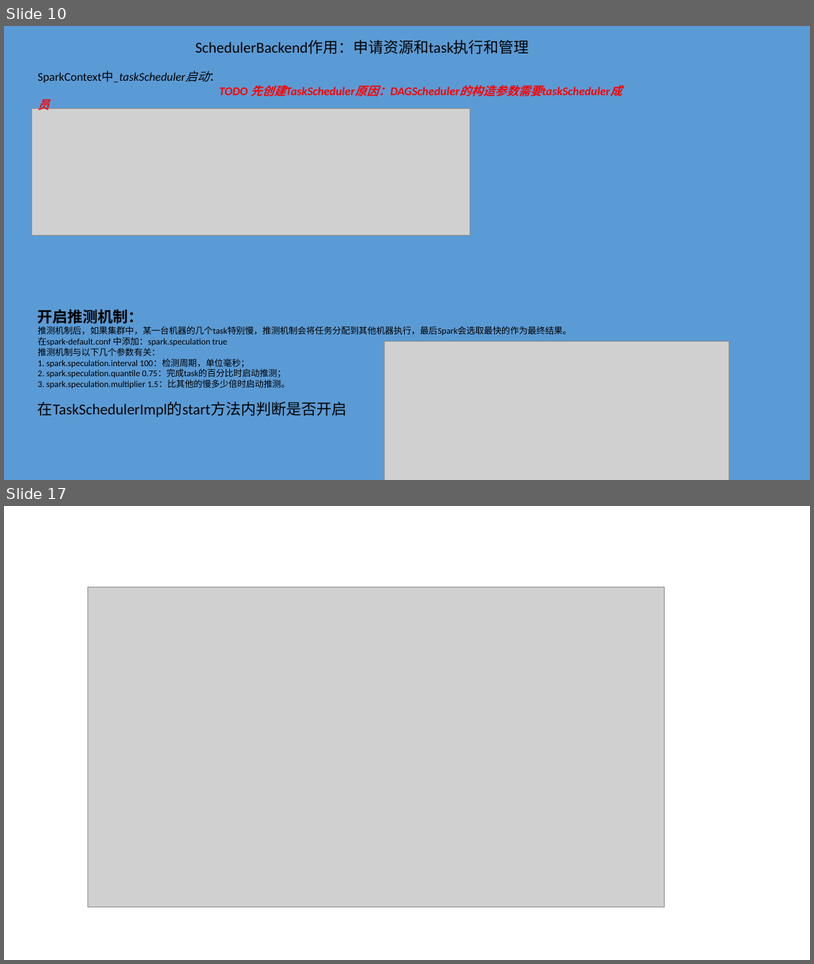
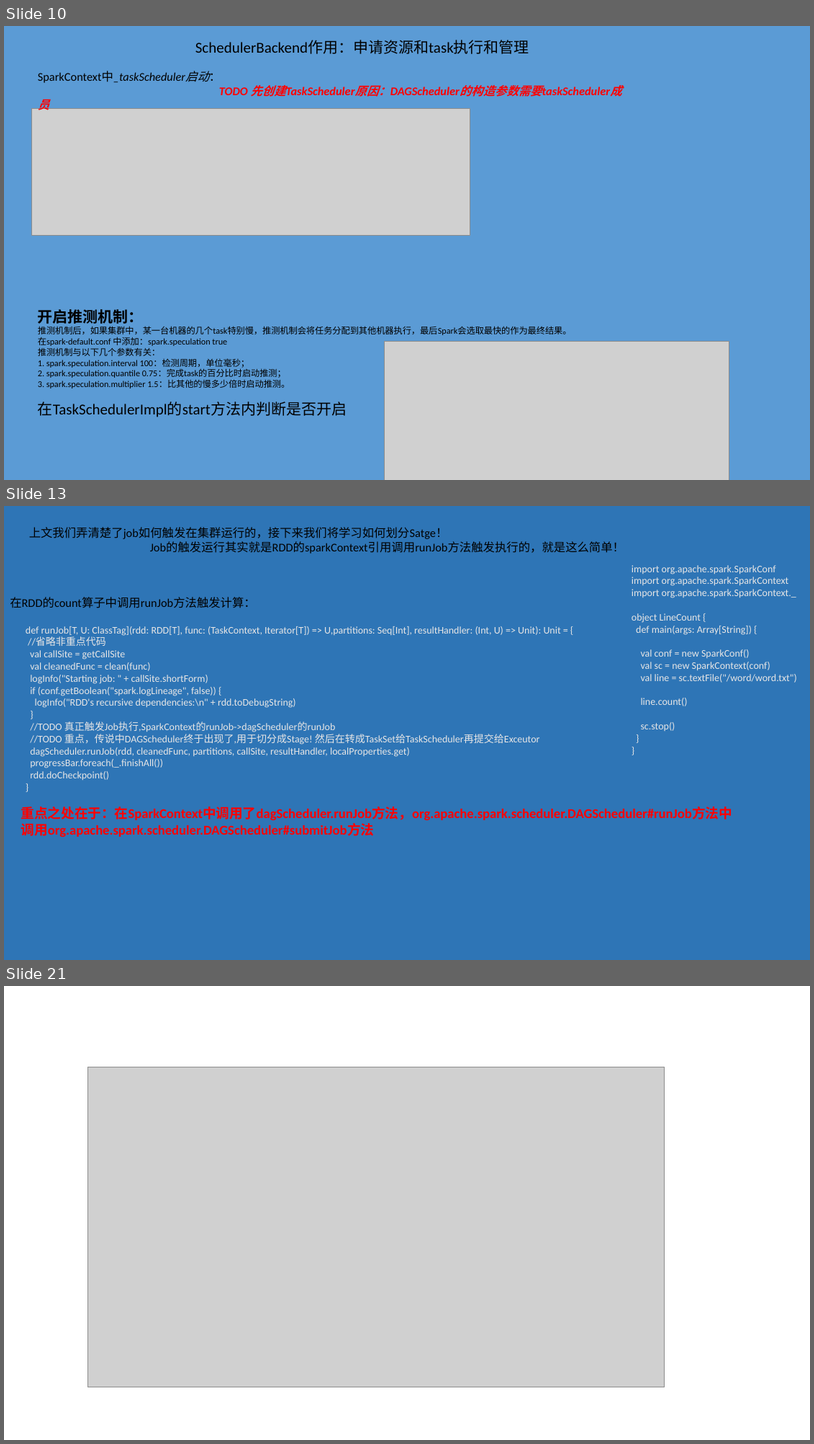
Before and after one commit to Dax1n/Spark2.1.0, a slide deck: Spark阅读源码的笔记.pptx. Shown one above the other, each under a label of ours: slides 10 and 17 before the commit, slides 10, 13 and 21 after it; the slides between them are not shown. The pictures are 814x964 and 814x1444 pixels, drawn with LibreOffice and Linux fonts; fonts in the diff are those of the drawing; grey boxes stand for pictures. Boxes give left, top, right and bottom in pixels: in the first picture for what was removed or moved away, otherwise in the second. Text is boxed around its words. In the diff, an @@ line names an element or a change of style, - is before the commit and + after.

```diff
--- a/Spark阅读源码的笔记.pptx
+++ b/Spark阅读源码的笔记.pptx
@@ slide 13 added at (x1=4, y1=506, x2=810, y2=960), background #2E75B6 @@
@@ text added at (x1=29, y1=527, x2=625, y2=554), 14 pt, text #000000 @@
+上文我们弄清楚了job如何触发在集群运行的，接下来我们将学习如何划分Satge！
+Job的触发运行其实就是RDD的sparkContext引用调用runJob方法触发执行的，就是这么简单！
@@ text added at (x1=632, y1=565, x2=797, y2=731), 12 pt, text #E7E6E6 @@
+import org.apache.spark.SparkConf
+import org.apache.spark.SparkContext
+import org.apache.spark.SparkContext._
+object LineCount {
+def main(args: Array[String]) {
+val conf = new SparkConf()
+val sc = new SparkContext(conf)
+val line = sc.textFile("/word/word.txt")
+line.count()
+sc.stop()
+}
+}
@@ text added at (x1=10, y1=597, x2=256, y2=608), 14 pt, text #000000 @@
+在RDD的count算子中调用runJob方法触发计算：
@@ text added at (x1=21, y1=626, x2=733, y2=836), 12 pt, text #E7E6E6 @@
+def runJob[T, U: ClassTag](rdd: RDD[T], func: (TaskContext, Iterator[T]) => U,partitions: Seq[Int], resultHandler: (Int, U) => Unit): Unit = {
+//省略非重点代码
+val callSite = getCallSite
+val cleanedFunc = clean(func)
+logInfo("Starting job: " + callSite.shortForm)
+if (conf.getBoolean("spark.logLineage", false)) {
+logInfo("RDD's recursive dependencies:\n" + rdd.toDebugString)
+}
+//TODO 真正触发Job执行,SparkContext的runJob->dagScheduler的runJob
+//TODO 重点，传说中DAGScheduler终于出现了,用于切分成Stage! 然后在转成TaskSet给TaskScheduler再提交给Exceutor
+dagScheduler.runJob(rdd, cleanedFunc, partitions, callSite, resultHandler, localProperties.get)
+progressBar.foreach(_.finishAll())
+rdd.doCheckpoint()
+}
+重点之处在于：在SparkContext中调用了dagScheduler.runJob方法，org.apache.spark.scheduler.DAGScheduler#runJob方法中
+调用org.apache.spark.scheduler.DAGScheduler#submitJob方法
@@ what was slide 17 is now slide 21 @@
```
Also in this commit, not shown: 1 slide changed, 8 other slides added, 5 slides removed, 5 other files.
